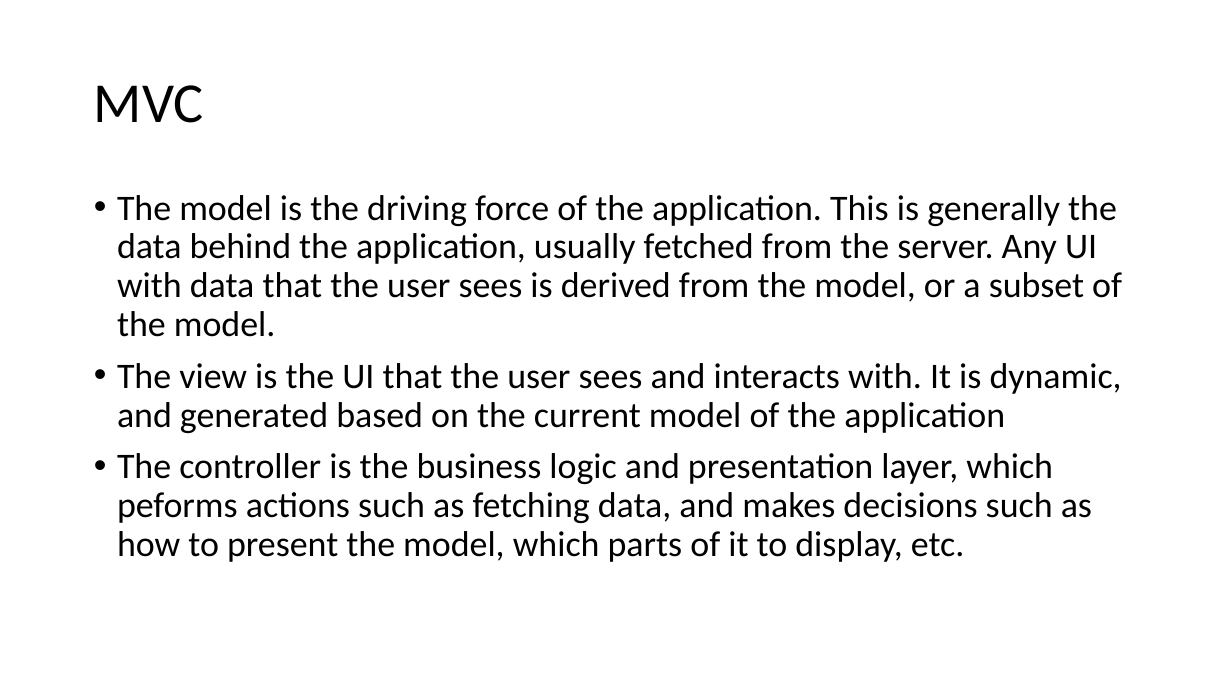
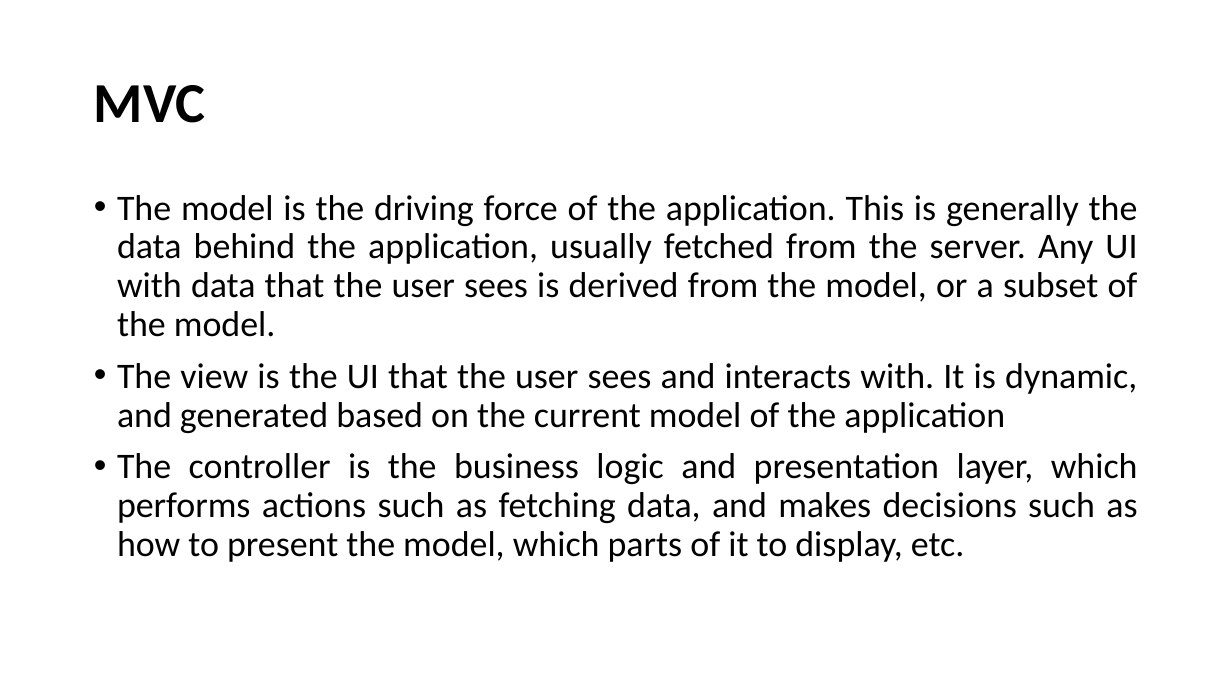
Before and after one commit to santoshkar/Angular, a slide deck: slide 3 of Angular JS draft.pptx. Drawn at 1232x693 pixels with LibreOffice and Linux fonts; fonts in the diff are those of the drawing. Boxes give left, top, right and bottom in pixels: in the first picture for what was removed or moved away, otherwise in the second. Text is boxed around its words. In the diff, an @@ line names an element or a change of style, - is before the commit and + after.

Commit message:
added controller

```diff
--- a/Angular JS draft.pptx
+++ b/Angular JS draft.pptx
@@ title "MVC" at [94,85,206,123]: bold on @@
@@ text at [117,195,1138,433]: alignment left to justified @@
@@ text at [117,453,1138,562]: text changed @@
-• The controller is the business logic and presentation layer, which peforms actions such as fetching data, and makes decisions such as how to present the model, which parts of it to display, etc.
+• The controller is the business logic and presentation layer, which performs actions such as fetching data, and makes decisions such as how to present the model, which parts of it to display, etc.
```
Also in this commit, not shown: 1 other slide changed, 5 slides added, 1 slide removed, 1 other file.
